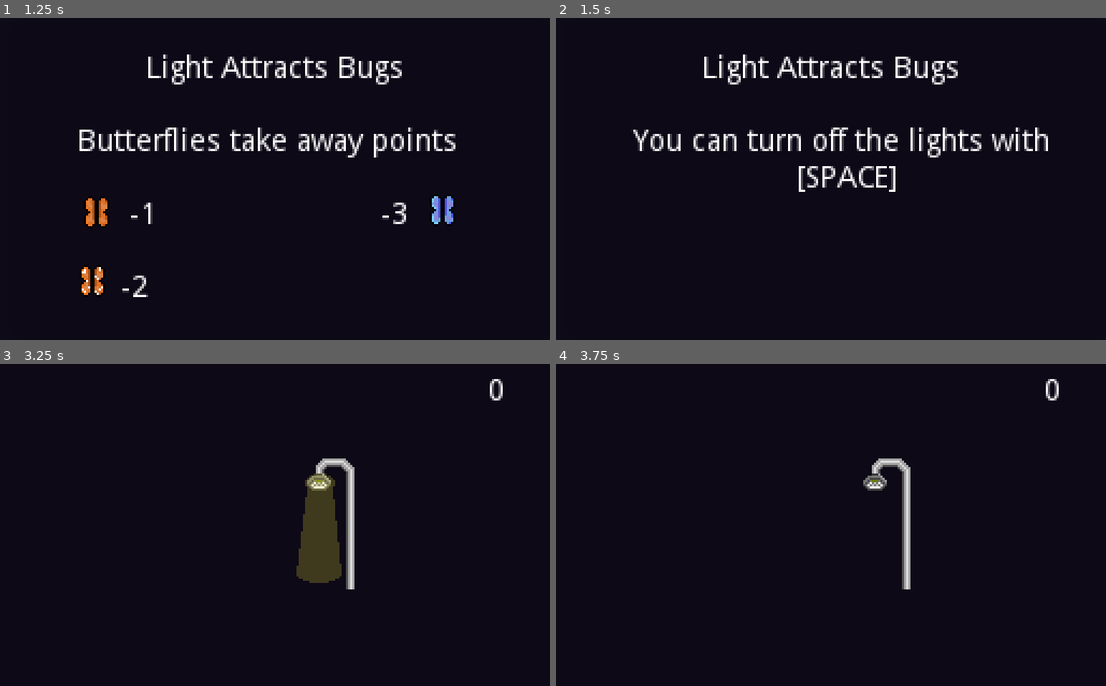
Above: before the commit, frames 1-4 (two rows, left to right).
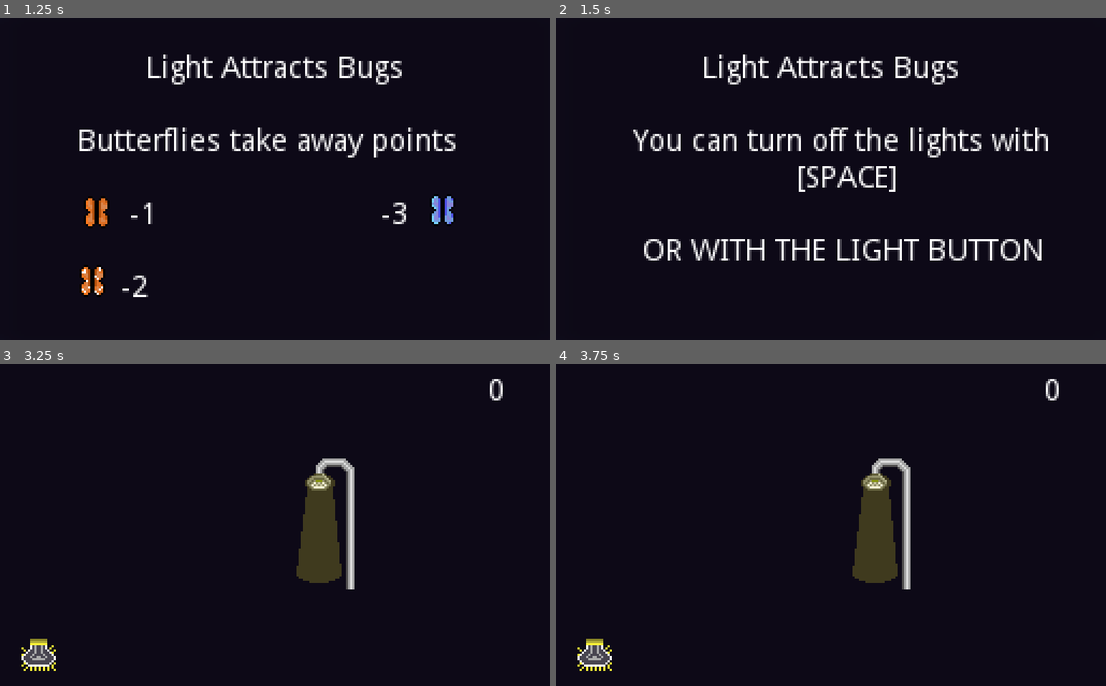
Above: after the commit, the same moments.

Repository: ZeroKun265/BugCatcher
Game: Godot game, scene res://World.tscn
Two runs of this game, one before a commit and one after it. Both use one fixed random seed, a clock stepped at 60 frames per second and the inputs below. This scene is started directly instead of the project's main scene.
Inputs (mouse positions are in pixels of both pictures, inside the frame that each line leads up to):
- Up to frame 1 (1.25 s): click (280, 179) at 0.5 s
- Up to frame 2 (1.5 s): click (836, 179) at 1.25 s
- Up to frame 3 (3.25 s): click (280, 525) at 2 s; tap Enter (ui_accept) at 2.75, 2.85, 3.02 s
- Up to frame 4 (3.75 s): tap Enter (ui_accept) at 3.32 s; click (594, 653) at 3.52 s

Frame 1 is identical in both runs. In frame 2, 2.1% of the frame differs, in the area x 16-89%, y 68-76%; in frame 3, 0.4%; in frame 4, 2.5%, in the area x 3-63%, y 34-96%.

Commit message:
Added support for mobile with a ui button for lights

Diff:
--- a/DifficultyMenu.gd
+++ b/DifficultyMenu.gd
@@ -35,3 +35,10 @@
 
 func _on_Help_pressed():
 	get_tree().get_root().get_node("MainMenu").add_child(load("res://SettingsHelp.tscn").instance())
+
+
+func _on_Default_pressed():
+	get_tree().get_root().get_node("MainMenu/DifficultyMenu").score = 15
+	get_tree().get_root().get_node("MainMenu/DifficultyMenu").lights = 1
+	get_tree().get_root().get_node("MainMenu/DifficultyMenu").butterflies = 170
+	get_tree().get_root().get_node("MainMenu/DifficultyMenu").bugs = 135
--- a/DifficultyMenu.tscn
+++ b/DifficultyMenu.tscn
@@ -164,6 +164,13 @@
 margin_right = 48.0
 margin_bottom = 147.0
 text = "Help"
+
+[node name="Default" type="Button" parent="."]
+margin_left = 91.0
+margin_top = 125.0
+margin_right = 149.0
+margin_bottom = 145.0
+text = "Default"
 
 [node name="Back" type="Button" parent="."]
 margin_left = 153.0
@@ -198,4 +205,5 @@
 margin_bottom = 118.0
 
 [connection signal="pressed" from="Help" to="." method="_on_Help_pressed"]
+[connection signal="pressed" from="Default" to="." method="_on_Default_pressed"]
 [connection signal="pressed" from="Back" to="Back" method="_on_Back_pressed"]
--- a/Lamp.gd
+++ b/Lamp.gd
@@ -7,11 +7,10 @@
 
 func _process(delta):
 
-	if Input.is_action_just_pressed("ui_accept"):
-		if get_tree().get_root().get_node("World/Data").lights_on:
-			for lamp in get_children():
-				lamp.get_node("Lamp").texture = load("res://Images/Lamp_off.png")
-		elif not get_tree().get_root().get_node("World/Data").lights_on:
-			for lamp in get_children():
-				lamp.get_node("Lamp").texture = load("res://Images/Lamp.png")
-		get_tree().get_root().get_node("World/Data").lights_on = not get_tree().get_root().get_node("World/Data").lights_on
+
+	if get_tree().get_root().get_node("World/Data").lights_on:
+		for lamp in get_children():
+			lamp.get_node("Lamp").texture = load("res://Images/Lamp.png")
+	elif not get_tree().get_root().get_node("World/Data").lights_on:
+		for lamp in get_children():
+			lamp.get_node("Lamp").texture = load("res://Images/Lamp_off.png")
--- a/Level.gd
+++ b/Level.gd
@@ -38,8 +38,17 @@
 	bug.points = rng.randi_range(1,4)
 	get_node("Bugs").add_child(bug)
 
+var space_pressed = false
+func _process(delta):
 
-func _process(delta):
+	if Input.is_action_just_pressed("ui_accept"):
+		space_pressed = true
+	if space_pressed:
+		get_tree().get_root().get_node("World/Data").lights_on = not get_tree().get_root().get_node("World/Data").lights_on
+		space_pressed = false
+
+
+
 	if get_tree().get_root().get_node("World/Data").game_state == get_tree().get_root().get_node("World/Data").win_state.PLAYING:
 		var roll : float
 		for child in get_node("Lamps").get_children():
@@ -54,3 +63,9 @@
 					roll = rng.randf_range(0.0,1.0)
 					if roll <= 1.0/chance_butterfly:
 						spawn_butterfly(child.position)
+
+
+
+
+func _on_TextureButton_pressed():
+	space_pressed = true
--- a/TestLevel.tscn
+++ b/TestLevel.tscn
@@ -1,7 +1,8 @@
-[gd_scene load_steps=3 format=2]
+[gd_scene load_steps=4 format=2]
 
 [ext_resource path="res://Level.gd" type="Script" id=1]
 [ext_resource path="res://Lamp.gd" type="Script" id=2]
+[ext_resource path="res://Images/Light.png" type="Texture" id=3]
 
 [node name="TestLevel" type="Node2D"]
 script = ExtResource( 1 )
@@ -15,3 +16,12 @@
 script = ExtResource( 2 )
 
 [node name="Bugs" type="Node" parent="."]
+
+[node name="TextureButton" type="TextureButton" parent="."]
+margin_left = 10.0
+margin_top = 127.0
+margin_right = 26.0
+margin_bottom = 143.0
+texture_normal = ExtResource( 3 )
+
+[connection signal="pressed" from="TextureButton" to="." method="_on_TextureButton_pressed"]
--- a/Tutorial.tscn
+++ b/Tutorial.tscn
@@ -10,6 +10,7 @@
 [ext_resource path="res://Images/Bug2.png" type="Texture" id=8]
 [ext_resource path="res://Images/Lamp.png" type="Texture" id=9]
 [ext_resource path="res://Images/Lamp_off.png" type="Texture" id=10]
+[ext_resource path="res://Images/Light.png" type="Texture" id=11]
 
 [node name="Tutorial" type="Node2D"]
 script = ExtResource( 6 )
@@ -90,7 +91,14 @@
 		                 Light Attracts Bugs
 
 						         You can turn off the lights with
-								                            [SPACE]"
+								                            [SPACE]
+
+																	          OR WITH THE LIGHT BUTTON"
+
+[node name="Light" type="Sprite" parent="States/State3"]
+visible = false
+position = Vector2( 134, 126 )
+texture = ExtResource( 11 )
 
 [node name="State4" type="Label" parent="States"]
 visible = false
Binary file added: Images/Light.png
Not shown, added: Images/Light.png.import
Not shown: 1 places in Tutorial.tscn that only renumber resources
